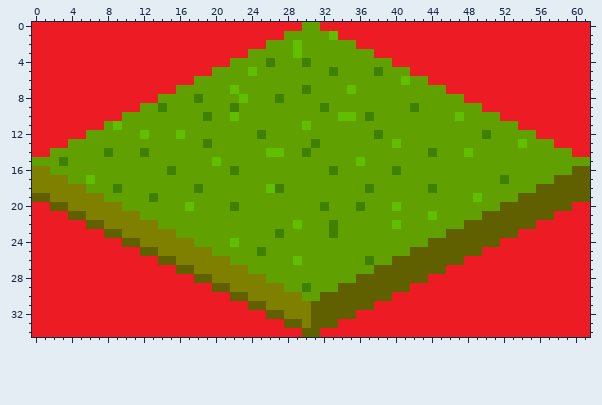
Two versions of one pixel-art sprite, assets/grass.png. The picture above was drawn from the file before the commit.
The file is 62x35 pixels.
The same view after the edit:
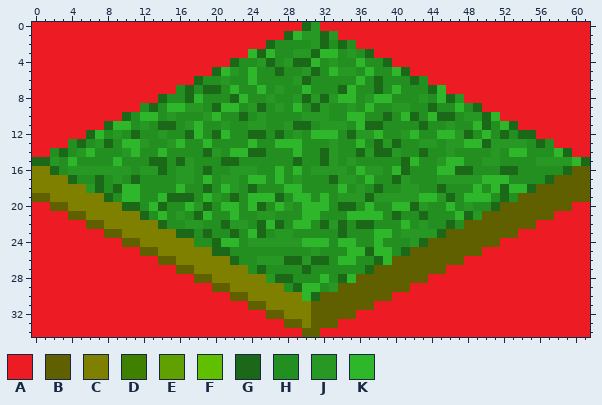
Palette (. is transparent): A #ed1c24  B #606000  C #808000  D #408000  E #60a000  F #60c000  G #1b6918  H #248f21  J #269823  K #2eb72b
Edits made:
Changed rows in their new state; - is an unchanged pixel.
first column x 0:
 0 ------------------------------GJ------------------------------
 1 ----------------------------GKJJGJ----------------------------
 2 --------------------------GHHHHJGHGH--------------------------
 3 ------------------------KGKHHJJGKKHJHG------------------------
 4 ----------------------GHHJGHJGGKHJHHKHHG----------------------
 5 --------------------GKJHKHHGHHJGHKJJHKHHKG--------------------
 6 ------------------GHHJHHKHHHHJGHHHHHKHGHHHGH------------------
 7 ----------------HGHGGHKHHKHJHHKHHHGKHHGHKHHHGK----------------
 8 --------------GHHGKHHHGKHHJHHJGJGJKKHJKKHHHJHKGJ--------------
 9 ------------HGHKKJJHGKKHJGHJHKHGJHHJHKHHJJHHGHHKHG------------
10 ----------GHKKHJHHHJKHHGHJHHHHJJJHHKKHHGHKGHKGGHJJGK----------
11 --------GKKHJHGGHJKHHJHHJJHHJGGHJJJHKGGHHHHGHHJHHKGHKG--------
12 ------GKHJHGHHJHHGKHGKHHGGHGHJHKKKHGJJKHHJKHHKKJGHKHGHGG------
13 ----HGHJGHKKJHHJKHHKHHHHKHHKKKHHHJHHKHGJGHHJJHJJKKGJJJJHGH----
14 --HGHJKHHHJKHHKHHHHGJHKKGGHHHKHHGJHHGJGGJHHGHHJHHHHJHKKHHHKG--
15 GGJHKHHHHKHHHGGHGJHHHGGHHHHHHGHHGJHJHHHHHGKHHJKKHHJJHHHHJJJJKG
16 --GHJJJJJJJHJJGHJJHGHHJJJHHKHKHJJJJHKJJHKGHHHKKGGHHHGGHHHHHG--
17 ----GHHGHJHGHHHHJJHKHJJHKKHKHJHHHGJJHKHHGJHHHJJJJJKKKHHHHG----
18 ------JGHGKKHHHHKHHGHKJHGHHHKKHHHHKHJHGHHJJHHGHHHKHKGKKG------
19 --------GHKKHHKGGGHKJHGHKKKGHKKHKHJJJGJJJJJKKJGHKKKHGH--------
20 ----------GGHKGHHKJGHKKHKGHKJHKKKHGGHKHHKKGJHHKHJHHG----------
21 ------------GHKHJHGKHHKHHJJHHHKKHHHKKKKHGHHGHHHKGJ------------
22 --------------GHHJJHHGJJHGKGHKKHGJGHGGHHHKHJHHGH--------------
23 ----------------GGHGHHGHKGHJJHHHHHGHHHKKHJJJJG----------------
24 ------------------HHGKKHJJJJJJKKKHKKHHKHHHJG------------------
25 --------------------GGHHHHHHHHHJHHHKKGKKHG--------------------
26 ----------------------GHHJJJGGJGGHKKHHGK----------------------
27 ------------------------HGHHHHGHHHHHHG------------------------
28 --------------------------JGGHHHKHGK--------------------------
29 ----------------------------HGKKHJ----------------------------
30 ------------------------------KG------------------------------
Pixel boxes of the changes (left, top, right, bottom) in both pictures:
changed: (32, 22, 590, 301)
